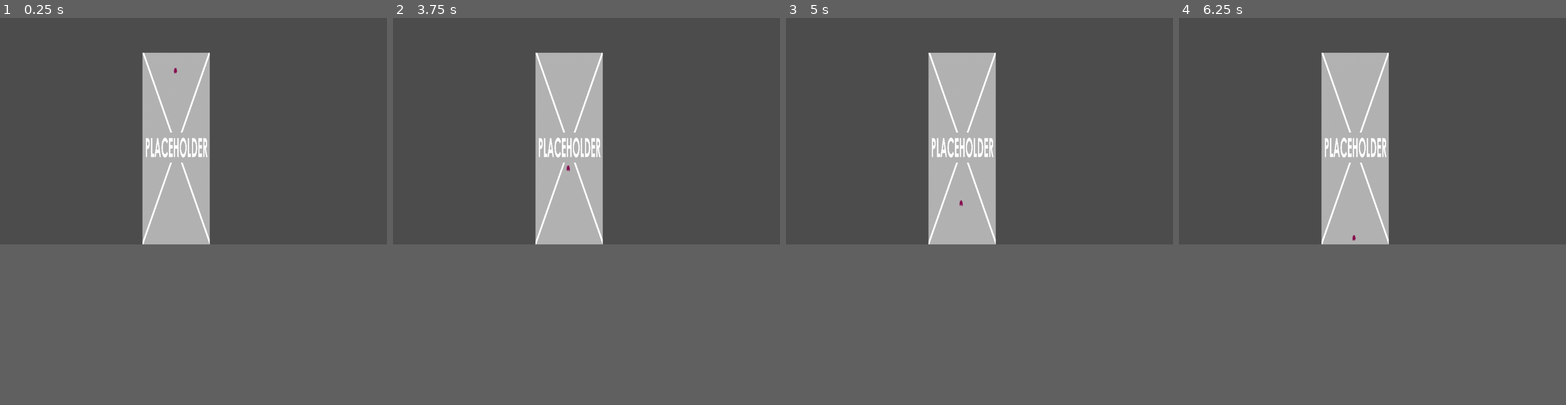
Above: before the commit, frames 1-4 (left to right).
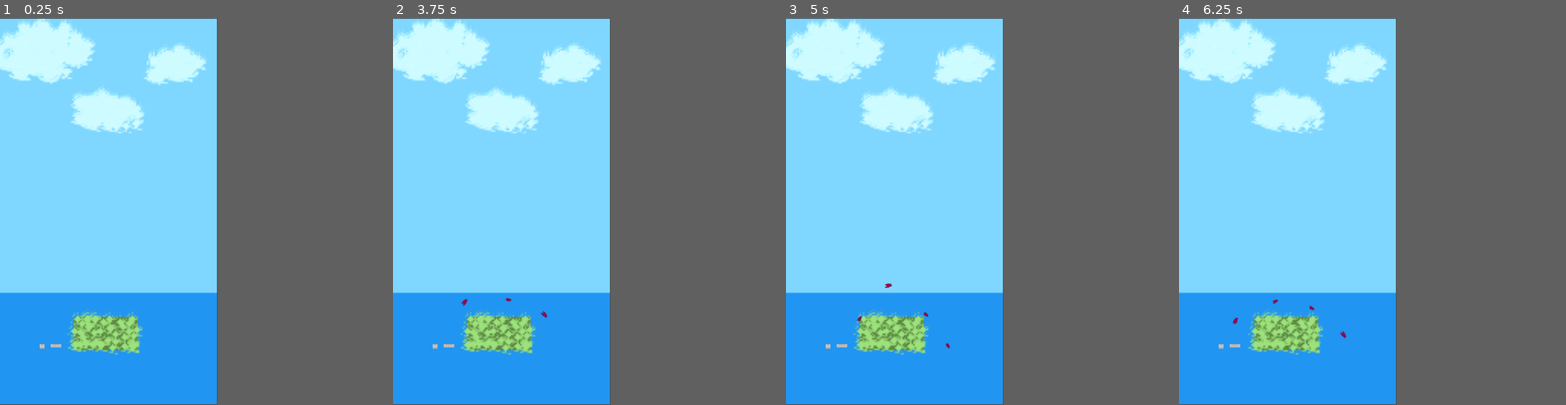
Above: after the commit, the same moments.

Repository: JackWolfskind/piranha-catcher
Game: Godot game, scene res://scenes/Main.tscn
The game is run twice, just before and just after one commit, with the same random seed, the same clock (stepped at 60 frames per second) and the same inputs. Before the commit the project starts from res://sprite/line.tscn.
Inputs:
- Up to frame 1 (0.25 s): no input
- Up to frame 2 (3.75 s): tap Enter at 0.5, 2 s; tap Space at 1.25, 2.75 s
- Up to frame 3 (5 s): no input
- Up to frame 4 (6.25 s): tap Enter at 5.75 s
In our replay, the window is 800x468 before the commit and 450x800 after it. These sizes can differ from the game's own. Grey fills any space a smaller window leaves; there, only what the larger window draws over its background counts as a difference.

The runs differ from the first frame. In frame 1, 42% of the frame differs, in the area x 0-57%, y 0-100%; in frame 2, 42%; in frame 3, 42%; in frame 4, 42%.

Commit message:
make the piranhas great again!

Diff:
--- a/project.godot
+++ b/project.godot
@@ -11,8 +11,14 @@
 [application]
 
 config/name="Piranha-Catcher"
-run/main_scene="res://sprite/line.tscn"
+run/main_scene="res://scenes/Main.tscn"
 config/icon="res://icon.png"
+
+[display]
+
+window/size/width=576
+window/size/height=1024
+window/handheld/orientation="portrait"
 
 [rendering]
 
--- /dev/null
+++ b/scenes/Main.gd
@@ -0,0 +1,35 @@
+extends Node
+
+
+onready var PiranhaFollow = preload("res://sprite/PiranhaFollow.tscn")
+# class member variables go here, for example:
+# var a = 2
+# var b = "textvar"
+var linesList=[]
+func _ready():
+	$SpawnTimer.start()
+	var linesContainer = $Lines
+	for line in linesContainer.get_children():
+		linesList.append(line)
+	pass
+
+func _process(delta):
+	pass
+
+func get_random_line_index():
+	var countOfLines = linesList.size()
+	var randomIndex = rand_range(0, countOfLines)
+	return randomIndex
+
+
+func spawn_random_prianha():
+	var lineIndex = get_random_line_index()
+	var line = linesList[lineIndex]
+	var piranhaFollow = PiranhaFollow.instance()
+	piranhaFollow.set_offset(384.37)
+	line.add_child(piranhaFollow)
+	line.start()
+
+
+func _on_SpawnTimer_timeout():
+	spawn_random_prianha()
--- /dev/null
+++ b/scenes/Main.tscn
@@ -0,0 +1,84 @@
+[gd_scene load_steps=11 format=2]
+
+[ext_resource path="res://scenes/Main.gd" type="Script" id=1]
+[ext_resource path="res://art/BG_1000ms/pixil-frame-0.png" type="Texture" id=2]
+[ext_resource path="res://art/BG_1000ms/pixil-frame-1.png" type="Texture" id=3]
+[ext_resource path="res://art/BG_1000ms/pixil-frame-2.png" type="Texture" id=4]
+[ext_resource path="res://art/BG_1000ms/pixil-frame-3.png" type="Texture" id=5]
+[ext_resource path="res://art/BG_1000ms/pixil-frame-4.png" type="Texture" id=6]
+[ext_resource path="res://script/PrianhaPath.gd" type="Script" id=7]
+[ext_resource path="res://sprite/TargetArea.tscn" type="PackedScene" id=8]
+
+[sub_resource type="SpriteFrames" id=1]
+
+animations = [ {
+"frames": [ ExtResource( 2 ), ExtResource( 3 ), ExtResource( 4 ), ExtResource( 5 ), ExtResource( 6 ) ],
+"loop": true,
+"name": "default",
+"speed": 0.5
+} ]
+
+[sub_resource type="Curve2D" id=2]
+
+bake_interval = 5.0
+_data = {
+"points": PoolVector2Array( 0, 0, 145.62, -274.488, -124.942, -52.6979, 0, 0, 0, 0, 148.057, -49.6979 )
+}
+
+[node name="Main" type="Node" index="0"]
+
+script = ExtResource( 1 )
+_sections_unfolded = [ "Pause" ]
+
+[node name="AnimatedSprite" type="AnimatedSprite" parent="." index="0"]
+
+position = Vector2( 284.033, 512.098 )
+scale = Vector2( 4.02659, 3.98432 )
+frames = SubResource( 1 )
+animation = "default"
+playing = true
+_sections_unfolded = [ "Pause", "Visibility" ]
+
+[node name="Lines" type="Node2D" parent="." index="1"]
+
+position = Vector2( 274.942, 918.698 )
+
+[node name="PiranhaPath" type="Path2D" parent="Lines" index="0"]
+
+self_modulate = Color( 0.5, 0.6, 1, 0.7 )
+position = Vector2( 2.24805, 0 )
+scale = Vector2( 1.01799, 1 )
+curve = SubResource( 2 )
+script = ExtResource( 7 )
+speed = 100
+
+[node name="TargetArea" parent="Lines/PiranhaPath" index="0" instance=ExtResource( 8 )]
+
+position = Vector2( -127.031, -50.8666 )
+scale = Vector2( 0.0583129, 0.0184544 )
+_sections_unfolded = [ "Transform" ]
+
+[node name="PiranhaPath2" type="Path2D" parent="Lines" index="1"]
+
+self_modulate = Color( 1, 0.942871, 0.0859375, 0.7 )
+position = Vector2( -7.10798, 15.2192 )
+scale = Vector2( 1.22917, 1.29323 )
+curve = SubResource( 2 )
+script = ExtResource( 7 )
+_sections_unfolded = [ "Transform", "Visibility" ]
+speed = 100
+
+[node name="TargetArea" parent="Lines/PiranhaPath2" index="0" instance=ExtResource( 8 )]
+
+position = Vector2( -127.14, -50.2108 )
+scale = Vector2( 0.0236526, 0.0187495 )
+_sections_unfolded = [ "Transform" ]
+
+[node name="SpawnTimer" type="Timer" parent="." index="2"]
+
+process_mode = 1
+wait_time = 1.0
+one_shot = false
+autostart = false
+
+[connection signal="timeout" from="SpawnTimer" to="." method="_on_SpawnTimer_timeout"]
--- a/script/PrianhaPath.gd
+++ b/script/PrianhaPath.gd
@@ -1,11 +1,31 @@
 extends Path2D
 
-onready var follow = get_node("PiranhaFollow")
 export var speed = 10
 
 func _ready():
-	set_process(true)
+	set_process(false)
+
+func get_piranha_list():
+	var childrenList = get_children();
+	var prianhaList = []
+	for piranha in childrenList:
+		if node_is_path_2D_follow(piranha):
+			prianhaList.append(piranha)
+	return prianhaList
+
+func node_is_path_2D_follow(node):
+	var nodeClass = node.get_class()
+	return nodeClass == "PathFollow2D"
 
 func _process(delta):
-	var offset = follow.get_offset()
-	follow.set_offset(follow.get_offset() - speed * delta)
+	if get_child_count() > 0:
+		var piranhaList = get_piranha_list()
+		for piranha in piranhaList:
+			move_piranha(piranha, delta)
+
+func move_piranha(piranha, delta):
+		var offset = piranha.get_offset()
+		piranha.set_offset(piranha.get_offset() - speed * delta)
+
+func start():
+	set_process(true)
--- a/sprite/Piranha.gd
+++ b/sprite/Piranha.gd
@@ -1,7 +1,7 @@
 extends RigidBody2D
 
 
-signal not_catched
+signal hit
 
 func _ready():
 	# Called when the node is added to the scene for the first time.
@@ -11,14 +11,10 @@
 
 func hit_target():
 	hide()
+	emit_signal("hit")
 	$CollisionShape2D.disabled = true
-#func _process(delta):
-#	# Called every frame. Delta is time since last frame.
-#	# Update game logic here.
-#	pass
+	queue_free()
 
 
 func _on_Visibility_screen_exited():
 	hit_target()
-	emit_signal("not_catched")
-	queue_free()
--- a/sprite/Piranha.tscn
+++ b/sprite/Piranha.tscn
@@ -19,14 +19,13 @@
 "speed": 5.0
 } ]
 
-[node name="Piranha" type="RigidBody2D" index="0"]
+[node name="Piranha" type="RigidBody2D"]
 
-position = Vector2( 90.7406, 90.5961 )
 input_pickable = false
 collision_layer = 1
 collision_mask = 1
-mode = 0
-mass = 1.0
+mode = 3
+mass = 0.01
 friction = 1.0
 bounce = 0.0
 gravity_scale = 1.0
@@ -52,18 +51,16 @@
 
 [node name="Visibility" type="VisibilityNotifier2D" parent="." index="1"]
 
-position = Vector2( -0.608307, -0.206055 )
 scale = Vector2( 0.724888, 0.869866 )
 rect = Rect2( -10, -10, 20, 20 )
+_sections_unfolded = [ "Transform" ]
 
 [node name="AnimatedSprite" type="AnimatedSprite" parent="." index="2"]
 
-position = Vector2( -0.277771, -0.0694427 )
-rotation = -1.0472
+rotation = 0.409991
 scale = Vector2( 1.5, 1.5 )
 frames = SubResource( 2 )
 animation = "default"
-frame = 1
 playing = true
 _sections_unfolded = [ "Transform" ]
 
--- /dev/null
+++ b/sprite/PiranhaFollow.tscn
@@ -0,0 +1,15 @@
+[gd_scene load_steps=2 format=2]
+
+[ext_resource path="res://sprite/Piranha.tscn" type="PackedScene" id=1]
+
+[node name="PiranhaFollow" type="PathFollow2D"]
+
+offset = 0.0
+h_offset = 0.0
+v_offset = 0.0
+rotate = true
+cubic_interp = true
+loop = true
+lookahead = 4.0
+
+[node name="Piranha" parent="." index="0" instance=ExtResource( 1 )]
--- a/sprite/TargetArea.tscn
+++ b/sprite/TargetArea.tscn
@@ -19,16 +19,17 @@
 audio_bus_name = "Master"
 script = ExtResource( 1 )
 
-[node name="TargetShape" type="Sprite" parent="." index="0"]
-
-scale = Vector2( 0.5, 0.5 )
-texture = ExtResource( 2 )
-_sections_unfolded = [ "Transform", "Z Index" ]
-
-[node name="TargetCollsion" type="CollisionShape2D" parent="." index="1"]
+[node name="TargetCollsion" type="CollisionShape2D" parent="." index="0"]
 
 scale = Vector2( 23.9932, 24.1637 )
 shape = SubResource( 1 )
 _sections_unfolded = [ "Transform" ]
 
+[node name="placeholder-1-e1533569576673-960x960" type="Sprite" parent="TargetCollsion" index="0"]
+
+position = Vector2( -0.0376077, -0.101893 )
+scale = Vector2( 0.0207879, 0.0209058 )
+texture = ExtResource( 2 )
+_sections_unfolded = [ "Transform" ]
+
 [connection signal="body_entered" from="." to="." method="_on_TargetArea_piranha_entered"]
--- a/sprite/line.tscn
+++ b/sprite/line.tscn
@@ -1,74 +1,26 @@
-[gd_scene load_steps=6 format=2]
+[gd_scene load_steps=3 format=2]
 
-[ext_resource path="res://art/placeholder-1-e1533569576673-960x960.png" type="Texture" id=1]
-[ext_resource path="res://script/PrianhaPath.gd" type="Script" id=2]
-[ext_resource path="res://sprite/Piranha.tscn" type="PackedScene" id=3]
-
-[sub_resource type="RectangleShape2D" id=1]
-
-custom_solver_bias = 0.0
-extents = Vector2( 13, 13 )
+[ext_resource path="res://script/PrianhaPath.gd" type="Script" id=1]
 
 [sub_resource type="Curve2D" id=2]
 
 bake_interval = 5.0
 _data = {
-"points": PoolVector2Array( 0, 0, 0, 0, -0.169003, 72.42, 0, 0, 0, 0, 0.0227966, -0.15949 )
+"points": PoolVector2Array( 0, 0, 0, 0, 0.471466, 68.9658, 0, 0, 0, 0, 0.492092, 69.0094, -29.0104, 17.5815, 0, 0, 0.388992, 34.4921 )
 }
 
-[node name="Spawn-line" type="Area2D"]
+[node name="Spawn-line" type="Node2D"]
 
 position = Vector2( 465.718, 345.893 )
 scale = Vector2( 7.40117, 7.38727 )
-input_pickable = true
-gravity_vec = Vector2( 0, 1 )
-gravity = 98.0
-linear_damp = 0.1
-angular_damp = 1.0
-audio_bus_override = false
-audio_bus_name = "Master"
 _sections_unfolded = [ "Transform" ]
 
-[node name="Line" type="Sprite" parent="." index="0"]
+[node name="PrianhaPath" type="Path2D" parent="." index="0"]
 
-scale = Vector2( 0.025, 0.0715837 )
-texture = ExtResource( 1 )
-_sections_unfolded = [ "Transform" ]
-
-[node name="CollisionShape2D" type="CollisionShape2D" parent="." index="1"]
-
-position = Vector2( 0.049408, 0.0279121 )
-scale = Vector2( 0.939186, 2.63191 )
-shape = SubResource( 1 )
-_sections_unfolded = [ "Transform" ]
-
-[node name="PrianhaPath" type="Path2D" parent="." index="2"]
-
-self_modulate = Color( 0.5, 0.6, 1, 0.7 )
-position = Vector2( 0, -34.4976 )
+self_modulate = Color( 0, 0, 1, 0.7 )
+position = Vector2( 10.4497, -177.89 )
+scale = Vector2( 4.94893, 3.8756 )
 curve = SubResource( 2 )
-script = ExtResource( 2 )
-_sections_unfolded = [ "Transform" ]
+script = ExtResource( 1 )
+_sections_unfolded = [ "Material", "Transform", "Visibility" ]
 speed = 10
-
-[node name="PiranhaFollow" type="PathFollow2D" parent="PrianhaPath" index="0"]
-
-position = Vector2( 0.0119988, 3.92653 )
-rotation = -1.56815
-scale = Vector2( 0.161323, 0.161323 )
-offset = 68.3421
-h_offset = 0.0
-v_offset = 0.0
-rotate = true
-cubic_interp = true
-loop = false
-lookahead = 4.0
-__meta__ = {
-"_edit_group_": true
-}
-
-[node name="Piranha" parent="PrianhaPath/PiranhaFollow" index="0" instance=ExtResource( 3 )]
-
-position = Vector2( 0, 0 )
-rotation = 1.57291
-_sections_unfolded = [ "Angular", "Applied Forces", "Linear", "Transform" ]
